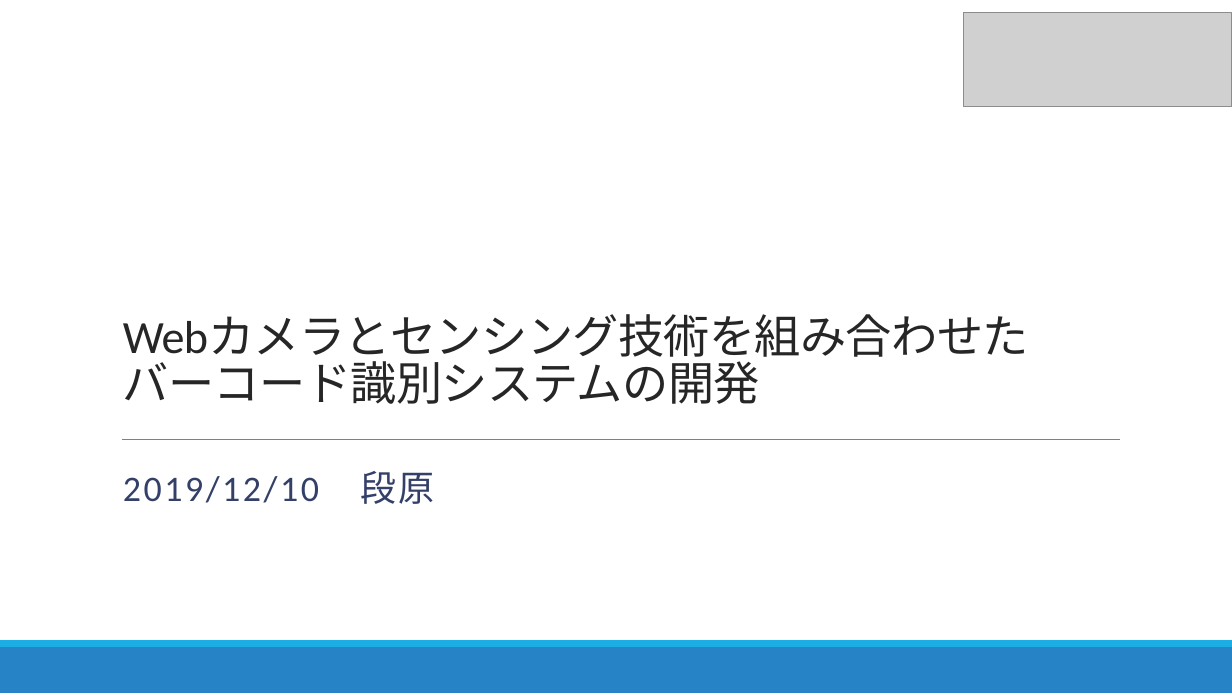
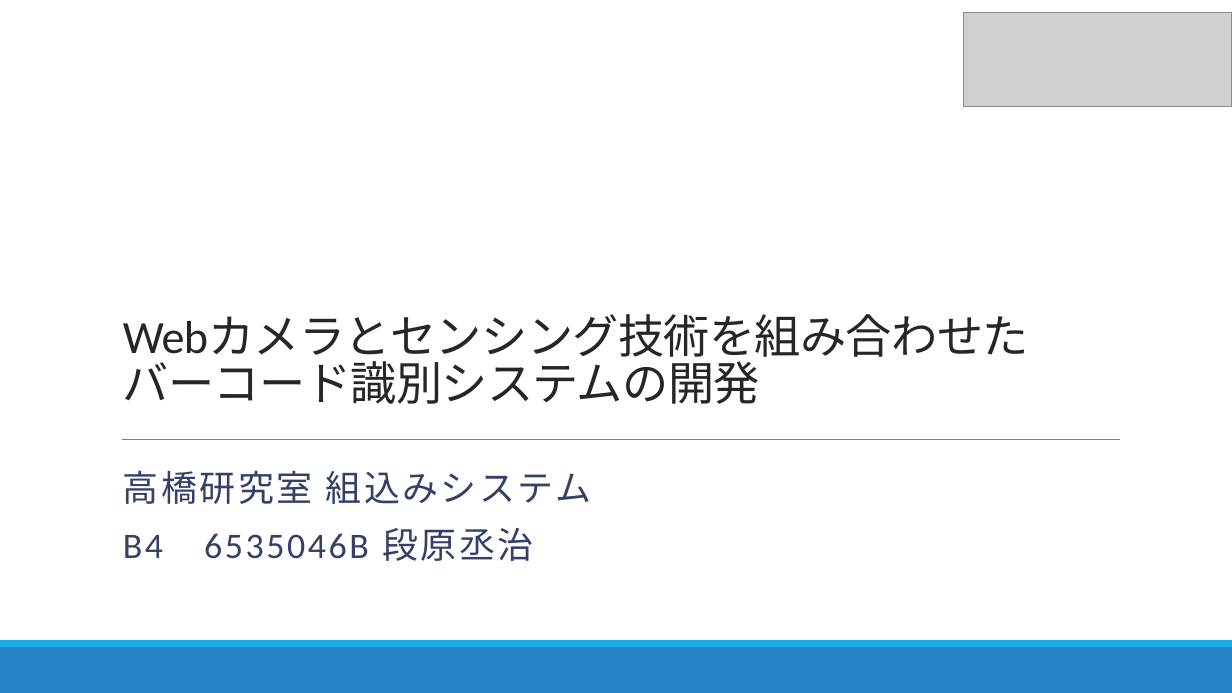
Before and after one commit to DJ956/YoloBarcodeReader, a slide deck: slide 1 of プレゼン/中間報告_danbara.pptx. Drawn at 1232x693 pixels with LibreOffice and Linux fonts; fonts in the diff are those of the drawing; grey boxes stand for pictures. Boxes give left, top, right and bottom in pixels: in the first picture for what was removed or moved away, otherwise in the second. Text is boxed around its words. In the diff, an @@ line names an element or a change of style, - is before the commit and + after.

```diff
--- a/プレゼン/中間報告_danbara.pptx
+++ b/プレゼン/中間報告_danbara.pptx
@@ subtitle at (x1=123, y1=470, x2=591, y2=561): text changed @@
-2019/12/10 段原
+高橋研究室 組込みシステム
+B4 6535046B 段原丞治
```
Also in this commit, not shown: 2 other files.
